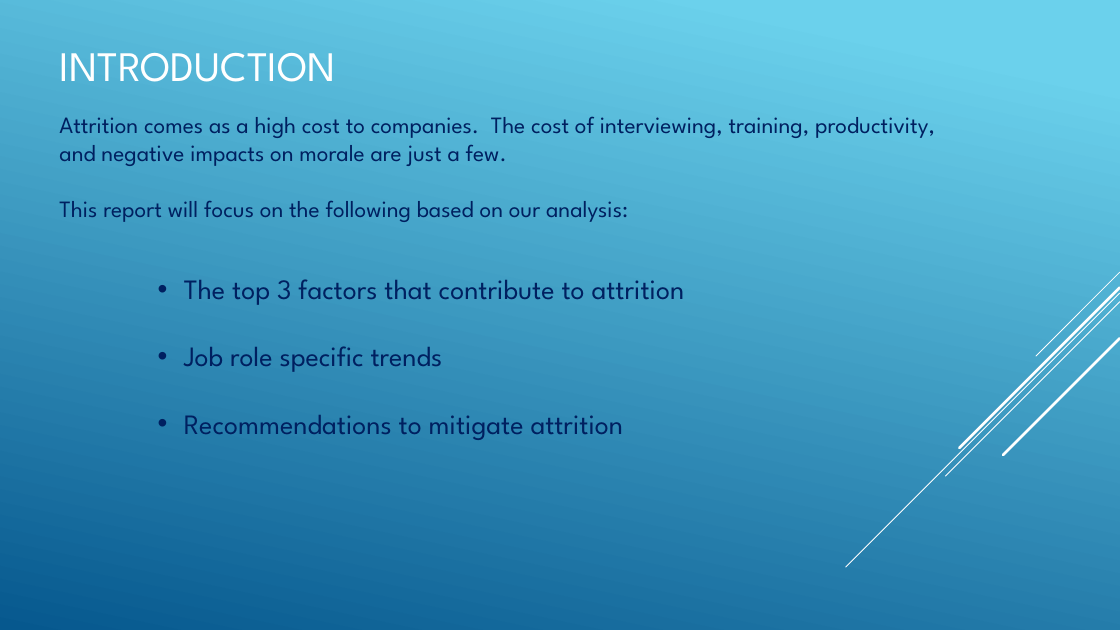
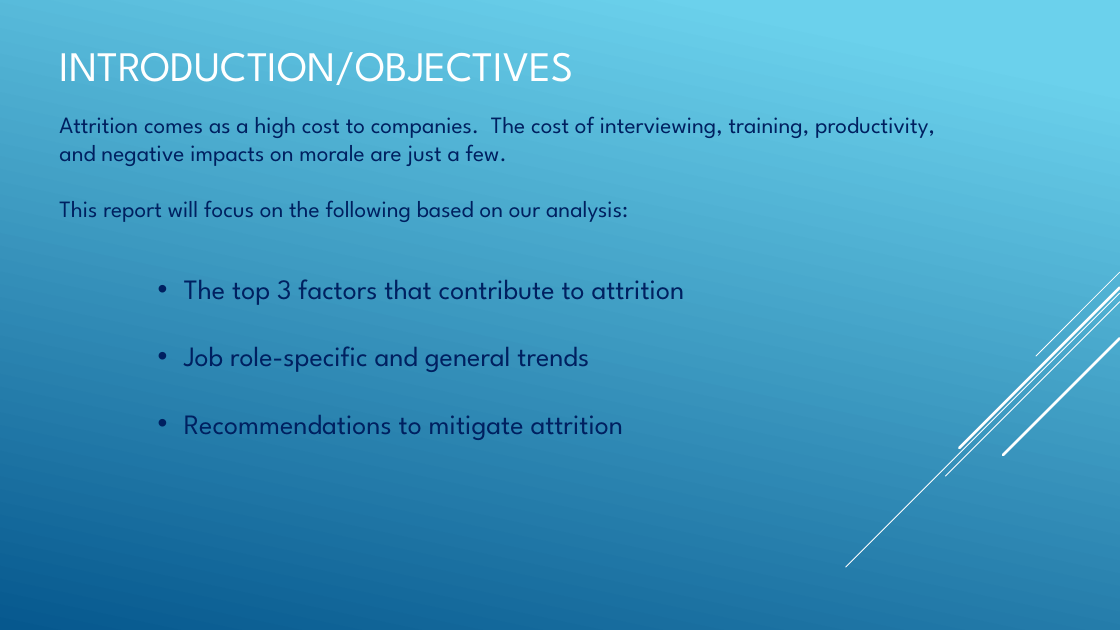
Before and after one commit to R-Chandna/MSDS6306_CaseStudy_2, a slide deck: slide 3 of Attrition_Case_Study_2_pptx_TAJAR_IP.pptx (slide 4 before the commit). Drawn at 1120x630 pixels with LibreOffice and Linux fonts; fonts in the diff are those of the drawing. Boxes give left, top, right and bottom in pixels: in the first picture for what was removed or moved away, otherwise in the second. Text is boxed around its words. In the diff, an @@ line names an element or a change of style, - is before the commit and + after.

```diff
--- a/Attrition_Case_Study_2_pptx_TAJAR_IP.pptx
+++ b/Attrition_Case_Study_2_pptx_TAJAR_IP.pptx
@@ title at box(60, 52, 574, 85): text changed @@
-INTRODUCTION
+INTRODUCTION/OBJECTIVES
@@ text at box(184, 346, 589, 372): text changed @@
-• Job role specific trends
+• Job role-specific and general trends
```
Also in this commit, not shown: 6 other slides changed, 3 slides added, 2 slides removed, 3 other files.
